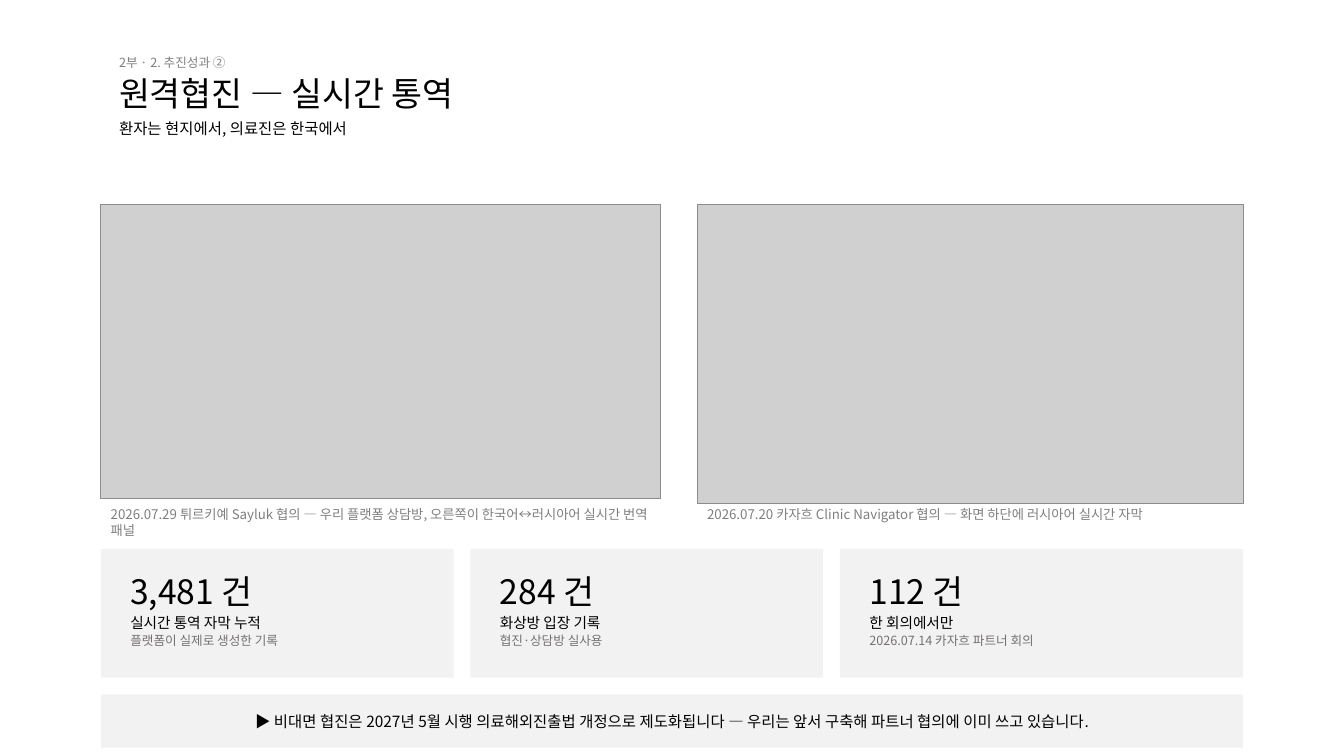
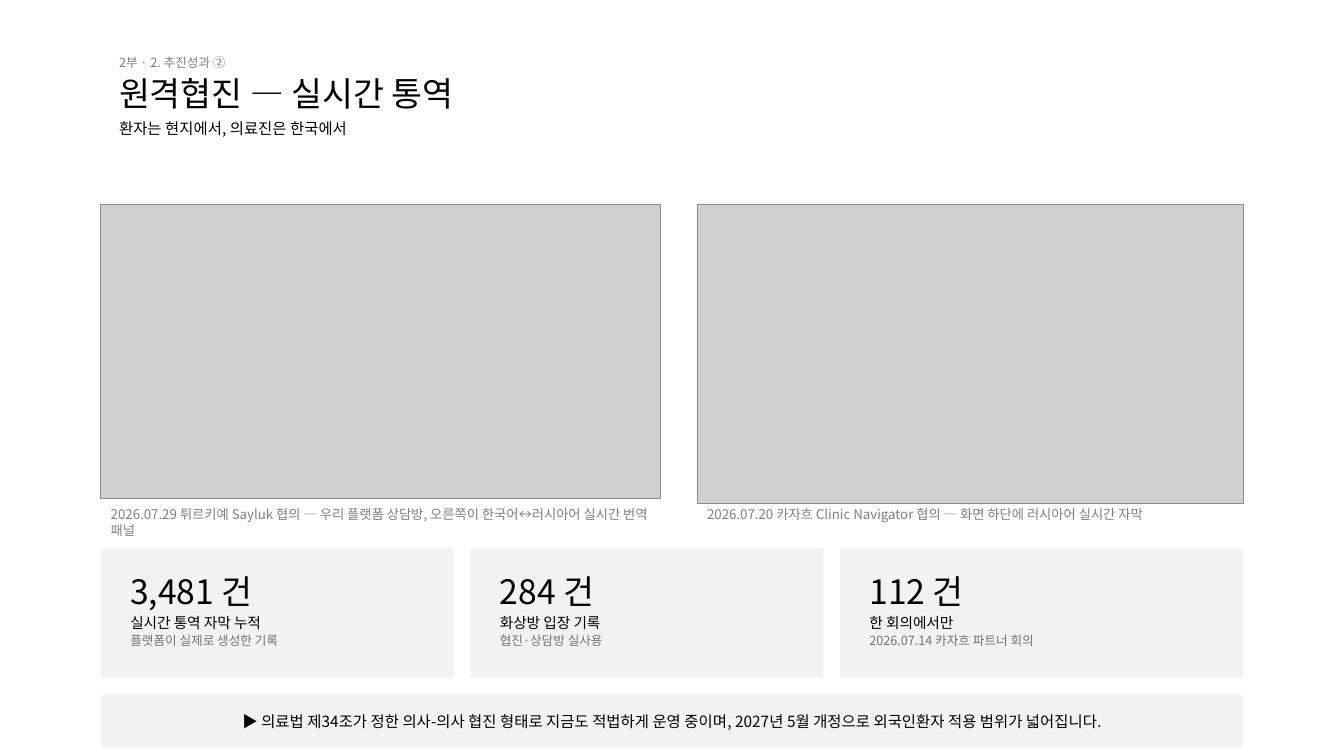
Before and after one commit to bonroi2296-tech/HEALO_KHIDI, a slide deck: slide 10 of docs/presentations/KHIDI_중간보고_20260827.pptx. Drawn at 1344x756 pixels with LibreOffice and Linux fonts; fonts in the diff are those of the drawing; grey boxes stand for pictures. Boxes give left, top, right and bottom in pixels: in the first picture for what was removed or moved away, otherwise in the second. Text is boxed around its words. In the diff, an @@ line names an element or a change of style, - is before the commit and + after.

```diff
--- a/docs/presentations/KHIDI_중간보고_20260827.pptx
+++ b/docs/presentations/KHIDI_중간보고_20260827.pptx
@@ text at <box>261,714,1102,730</box>: text changed @@
-▶ 비대면 협진은 2027년 5월 시행 의료해외진출법 개정으로 제도화됩니다 — 우리는 앞서 구축해 파트너 협의에 이미 쓰고 있습니다.
+▶ 의료법 제34조가 정한 의사-의사 협진 형태로 지금도 적법하게 운영 중이며, 2027년 5월 개정으로 외국인환자 적용 범위가 넓어집니다.
```
Also in this commit, not shown: 2 other slides changed, 4 other files.
